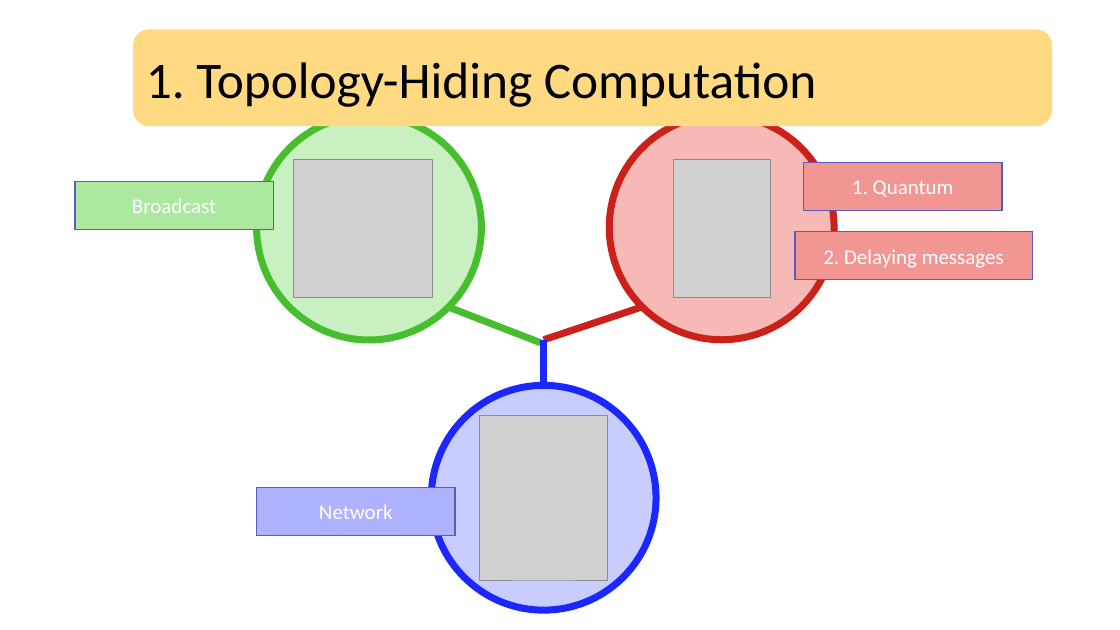
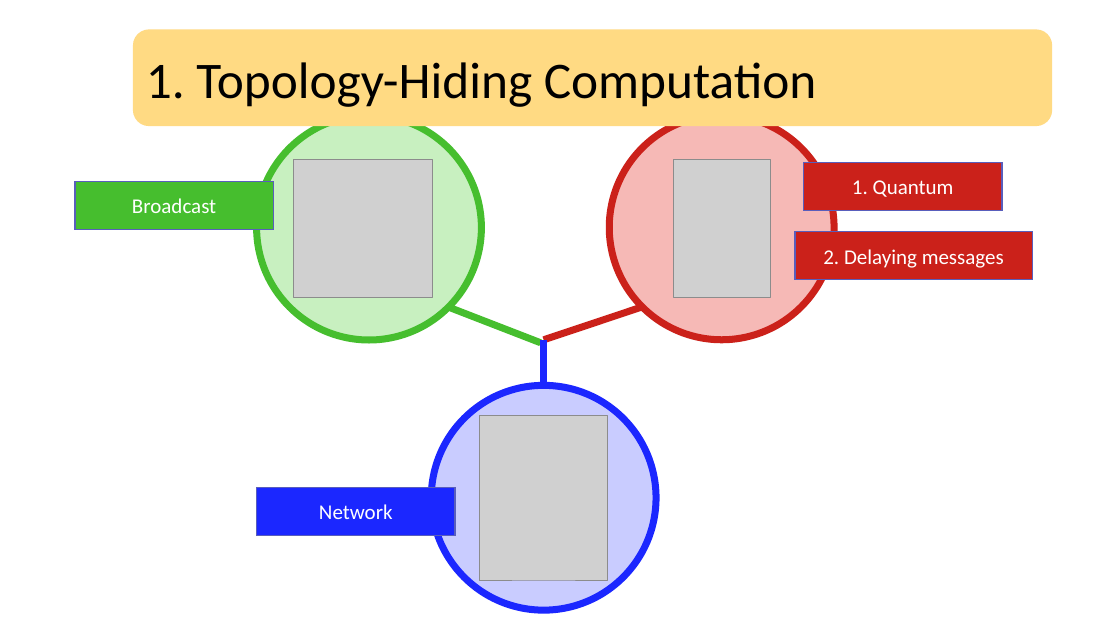
Before and after one commit to riolavigne/thesis, a slide deck: slide 9 of presentation/defense.pptx. Drawn at 1120x630 pixels with LibreOffice and Linux fonts; fonts in the diff are those of the drawing; grey boxes stand for pictures. Boxes give left, top, right and bottom in pixels: in the first picture for what was removed or moved away, otherwise in the second. Text is boxed around its words. In the diff, an @@ line names an element or a change of style, - is before the commit and + after.

```diff
--- a/presentation/defense.pptx
+++ b/presentation/defense.pptx
@@ rectangle "1. Quantum" at [804, 162, 1002, 210]: fill #F19692 to #CB211A @@
@@ rectangle "Broadcast" at [75, 181, 273, 229]: fill #ACE8A0 to #46BE2E @@
@@ rectangle "2. Delaying messages" at [795, 232, 1032, 280]: fill #F19692 to #CB211A @@
@@ rectangle "Network" at [257, 487, 455, 535]: fill #AFB3FF to #1B27FF @@
```
Also in this commit, not shown: 10 other slides changed, 12 slides added, 5 other files.
